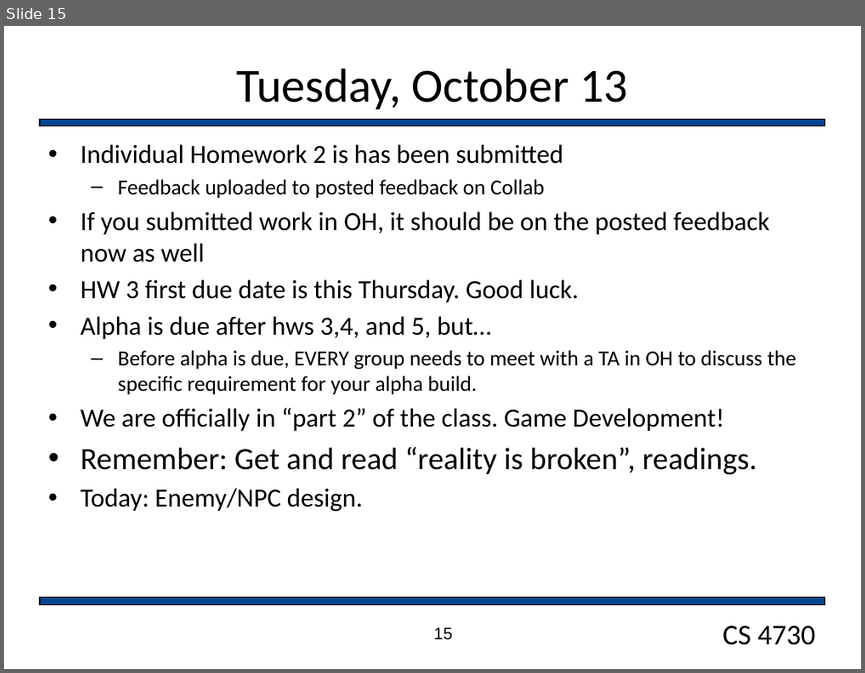
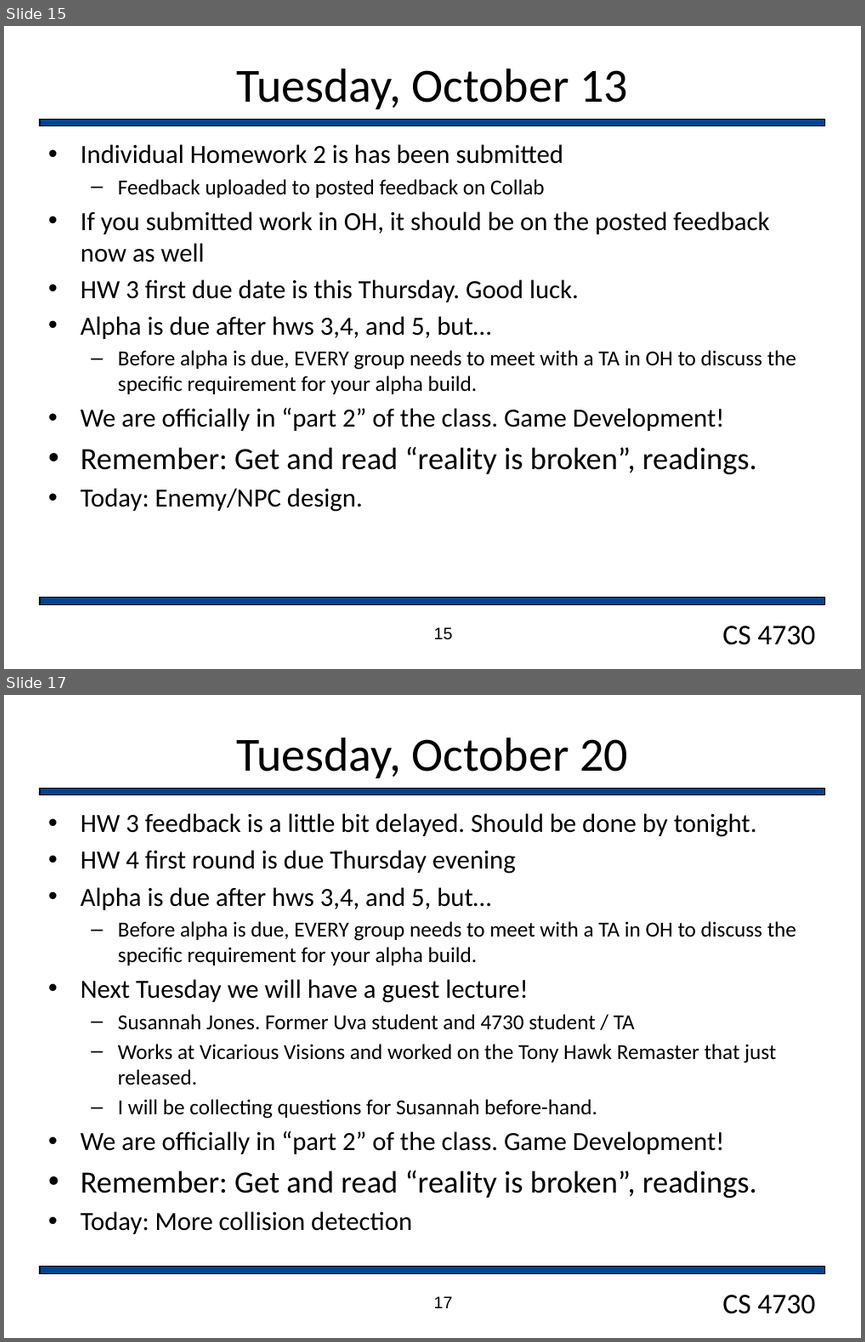
Before and after one commit to markfloryan/gamedesign, a slide deck: slides/dailyAnnouncements.pptx. Shown one above the other, each under a label of ours: slide 15 before the commit, slides 15 and 17 after it; the slides between them are not shown. The pictures are 865x673 and 865x1342 pixels, drawn with LibreOffice and Linux fonts; fonts in the diff are those of the drawing; background and template pictures are left out. Boxes give left, top, right and bottom in pixels: in the first picture for what was removed or moved away, otherwise in the second. Text is boxed around its words. In the diff, an @@ line names an element or a change of style, - is before the commit and + after.

```diff
--- a/slides/dailyAnnouncements.pptx
+++ b/slides/dailyAnnouncements.pptx
@@ slide 17 added at [4, 695, 861, 1338], background #FFFFFF; not listed: 3 template elements that a slide beside it also shows @@
@@ title added at [237, 737, 628, 778], 40 pt, text #000000 @@
+Tuesday, October 20
@@ text added at [80, 813, 796, 1234], 18 pt, text #000000 @@
+• HW 3 feedback is a little bit delayed. Should be done by tonight.
+• HW 4 first round is due Thursday evening
+• Alpha is due after hws 3,4, and 5, but…
+  – Before alpha is due, EVERY group needs to meet with a TA in OH to discuss the specific requirement for your alpha build.
+• Next Tuesday we will have a guest lecture!
+  – Susannah Jones. Former Uva student and 4730 student / TA
+  – Works at Vicarious Visions and worked on the Tony Hawk Remaster that just released.
+  – I will be collecting questions for Susannah before-hand.
+• We are officially in “part 2” of the class. Game Development!
+• Remember: Get and read “reality is broken”, readings.
+• Today: More collision detection
@@ page number added at [434, 1296, 453, 1308], 14 pt, text #000000 @@
+17
```
Also in this commit, not shown: 4 other slides added, 3 other files.
